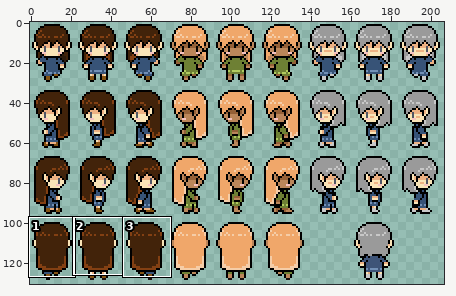
One commit to this sprite sheet: Assets/Resources/Sprites/CharacterSprites/FEMALE_SPRITES.png. The picture above shows the old version from afar; the outline marks the close-up.
Close-up. Before the edit:
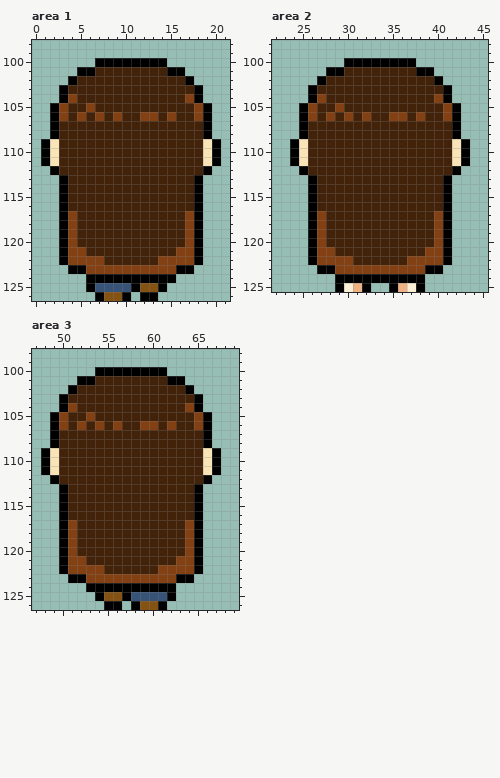
The file is 207x131 pixels. Colours within 5 levels of each other are drawn and written as one. Shown: area 1: x 0..21, y 98..126; area 2: x 22..45, y 98..125; area 3: x 47..69, y 98..126. The commit also changed other parts of the picture, which this record leaves out.
Now the later version:
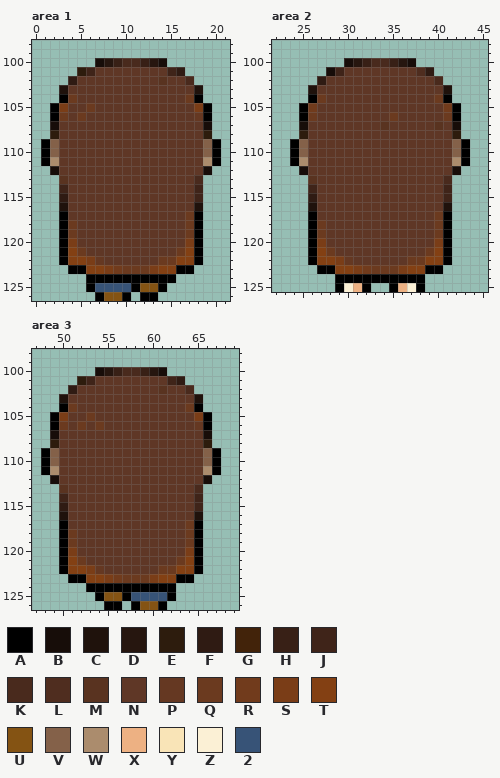
Palette (. is transparent): A #000000  B #170d09  C #1f120c  D #26160f  E #2d1c0d  F #2f1b13  G #42230a  H #382016  J #3f2419  K #492a1d  L #4f2d1f  M #593320  N #5f3726  P #653822  Q #6b3a1f  R #713b1c  S #7a3d17  T #834013  U #845313  V #846149  W #ab8c6d  X #edb183  Y #f9e4b7  Z #fbf0d5  2 #375377
The edit:
Area 1:
y 100: x 7..14 AAAAAAAA -> BDHKKHDB
y 101: x 5..16 AAGGGGGGGGAA -> EJNNNNNNNNJF
y 102: x 4..17 AGGGGGGGGGGGGA -> FNNNNNNNNNMNNK
y 103: x 3..18 AGGGGGGGGGGGGGGA -> CNNNNNNNNNNNNNNC
y 104: x 4..17 TGGGGGGGGGGGGT -> QNNNNNNNNNNNNQ
y 105: x 3..18 TGGTGGGGGGGGGGGT -> SNNQNNNNNNNNNNNS
y 106: x 3..18 TGTGTGTGGTTGTGGT -> QNQNNNNNNNNNNNNP
y 107: x 2..19 AGGGGGGGGGGGGGGGGA -> BNNNNNNNNNNNNNNNNB
y 108: x 2..19 AGGGGGGGGGGGGGGGGA -> ENNNNNNNNNNNNNNNNE
y 109..110: x 2..19 YGGGGGGGGGGGGGGGGY -> VNNNNNNNNNNNNNNNNV
y 111: x 2..19 YGGGGGGGGGGGGGGGGY -> WNNNNNNNNNNNNNNNNW
y 112: x 2..19 AGGGGGGGGGGGGGGGGA -> BNNNNNNNNNNNNNNNNB
y 113: x 3..18 AGGGGGGGGGGGGGGA -> MNNNNNNNNNNNNNNK
y 114: x 3..18 AGGGGGGGGGGGGGGA -> JNNNNNNNNNNNNNNJ
y 115: x 3..18 AGGGGGGGGGGGGGGA -> FNNNNNNNNNNNNNNJ
y 116: x 3..18 AGGGGGGGGGGGGGGA -> CNNNNNNNNNNNNNNC
y 117: x 4..17 TGGGGGGGGGGGGT -> NNNNNNNNNNNNNQ
y 118..119: x 4..17 TGGGGGGGGGGGGT -> QNNNNNNNNNNNNQ
y 120: x 4..17 TGGGGGGGGGGGGT -> SNNNNNNNNNNNNS
y 121: x 5..16 TGGGGGGGGGGT -> QNNNNNNNNNNQ
y 122: x 6..15 TTGGGGGGTT -> SPNNNNNNQQ
y 123: x 8..13 TTTTTT -> SRQQQS
Area 2:
y 100: x 30..37 AAAAAAAA -> BDHKKHDB
y 101: x 28..39 AAGGGGGGGGAA -> BJNNNNNNNNLF
y 102: x 27..40 AGGGGGGGGGGGGA -> FNNNNNNNNNNNNK
y 103: x 26..41 AGGGGGGGGGGGGGGA -> CNNNNNNNNNNNNNNC
y 104: x 27..40 TGGGGGGGGGGGGT -> QNNNNNNNNNNNNQ
y 105: x 26..41 TGGTGGGGGGGGGGGT -> RNNNNNNNNNNNNNNR
y 106: x 26..41 TGTGTGTGGTTGTGGT -> QNNNNNNNNQNNNNNQ
y 107: x 25..42 AGGGGGGGGGGGGGGGGA -> BNNNNNNNNMNNNNNMNB
y 108: x 25..42 AGGGGGGGGGGGGGGGGA -> ENNNNNNNNNNNNNNNNE
y 109..110: x 25..42 YGGGGGGGGGGGGGGGGY -> VNNNNNNNNNNNNNNNNV
y 111: x 25..42 YGGGGGGGGGGGGGGGGY -> WNNNNNNNNNNNNNNNNW
y 112: x 25..42 AGGGGGGGGGGGGGGGGA -> BNNNNNNNNNNNNNNNNB
y 113: x 26..41 AGGGGGGGGGGGGGGA -> MNNNNNNNNNNNNNNK
y 114: x 26..41 AGGGGGGGGGGGGGGA -> JNNNNNNNNNNNNNNJ
y 115: x 26..41 AGGGGGGGGGGGGGGA -> FNNNNNNNNNNNNNNJ
y 116: x 26..41 AGGGGGGGGGGGGGGA -> CNNNNNNNNNNNNNNC
y 117: x 27..40 TGGGGGGGGGGGGT -> NNNNNNNNNNNNNQ
y 118..119: x 27..40 TGGGGGGGGGGGGT -> QNNNNNNNNNNNNQ
y 120: x 27..40 TGGGGGGGGGGGGT -> SNNNNNNNNNNNNS
y 121: x 28..39 TGGGGGGGGGGT -> QNNNNNNNNNNQ
y 122: x 29..38 TTGGGGGGTT -> SPNNNNNNQQ
y 123: x 31..36 TTTTTT -> SRQQQS
Area 3:
y 100: x 54..61 AAAAAAAA -> BDHKKHDB
y 101: x 52..63 AAGGGGGGGGAA -> EJNNNNNNNNJF
y 102: x 51..64 AGGGGGGGGGGGGA -> FNNNNNNNNNMNNK
y 103: x 50..65 AGGGGGGGGGGGGGGA -> CNNNNNNNNNNNNNNC
y 104: x 51..64 TGGGGGGGGGGGGT -> QNNNNNNNNNNNNQ
y 105: x 50..65 TGGTGGGGGGGGGGGT -> SNNQNNNNNNNNNNNS
y 106: x 50..65 TGTGTGTGGTTGTGGT -> QNQNQNNNNNNNNNNP
y 107: x 49..66 AGGGGGGGGGGGGGGGGA -> BNNNNNNNNNNNNNNNNB
y 108: x 49..66 AGGGGGGGGGGGGGGGGA -> ENNNNNNNNNNNNNNNNE
y 109..110: x 49..66 YGGGGGGGGGGGGGGGGY -> VNNNNNNNNNNNNNNNNV
y 111: x 49..66 YGGGGGGGGGGGGGGGGY -> WNNNNNNNNNNNNNNNNW
y 112: x 49..66 AGGGGGGGGGGGGGGGGA -> BNNNNNNNNNNNNNNNNB
y 113: x 50..65 AGGGGGGGGGGGGGGA -> MNNNNNNNNNNNNNNK
y 114: x 50..65 AGGGGGGGGGGGGGGA -> JNNNNNNNNNNNNNNJ
y 115: x 50..65 AGGGGGGGGGGGGGGA -> FNNNNNNNNNNNNNNJ
y 116: x 50..65 AGGGGGGGGGGGGGGA -> CNNNNNNNNNNNNNNC
y 117: x 51..64 TGGGGGGGGGGGGT -> NNNNNNNNNNNNNQ
y 118..119: x 51..64 TGGGGGGGGGGGGT -> QNNNNNNNNNNNNQ
y 120: x 51..64 TGGGGGGGGGGGGT -> SNNNNNNNNNNNNS
y 121: x 52..63 TGGGGGGGGGGT -> QNNNNNNNNNNQ
y 122: x 53..62 TTGGGGGGTT -> SPNNNNNNQQ
y 123: x 55..60 TTTTTT -> SRQQQS
Where, in picture pixels (left, top, right, bottom), the same in both close-ups:
changed: (50, 58, 212, 274)
changed: (299, 58, 461, 274)
changed: (50, 367, 212, 583)
